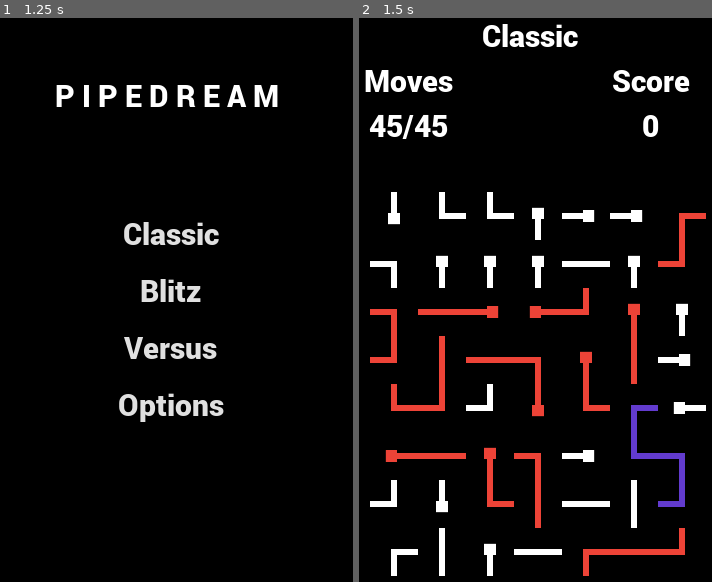
Above: before the commit, frames 1-2 (left to right).
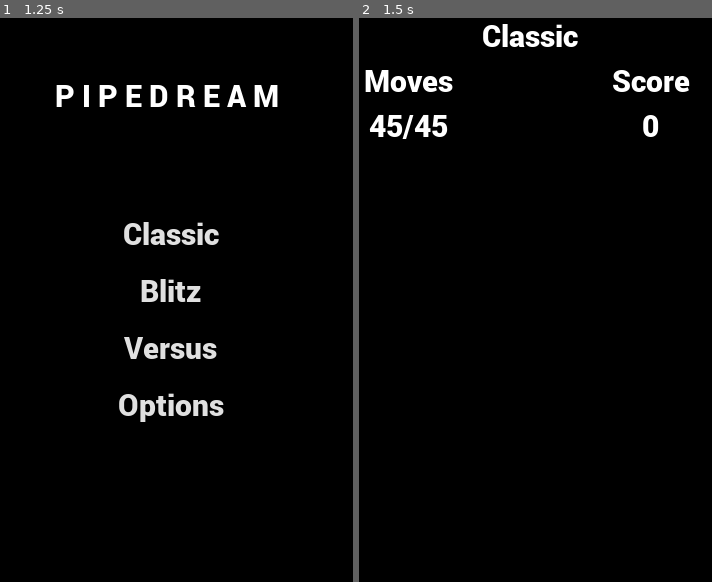
Above: after the commit, the same moments.

Repository: jaminologist/PipeDream
Game: Godot game, scene res://Scenes/MainMenu.tscn
Two runs of this game, one before a commit and one after it. Both use one fixed random seed, a clock stepped at 60 frames per second and the inputs below.
Inputs:
- Up to frame 1 (1.25 s): click "Blitz" at 0.5 s
- Up to frame 2 (1.5 s): click "Classic" at 1.25 s

Frame 1 is identical in both runs. In frame 2, 7.9% of the frame differs, in the area x 3-99%, y 30-99%.

Commit message:
Board is now initialized if it does not eixst. A board is no longer generated by the client

Diff:
--- a/Scenes/Play.gd
+++ b/Scenes/Play.gd
@@ -13,10 +13,6 @@
     client.connect_to_url("ws://localhost:5080/singlePlayerBlitzGame")
     print(client.get_connection_status())
     client.connect("connection_failed", self, "_on_connection_error")
-
-    #Centers Grid
-    $Grid.position.x = (rect_size.x / 2 - (($Grid.column * $Grid.cell_size) / 2))
-    $Grid.position.y = (rect_size.y / 2 - (($Grid.row * $Grid.cell_size) / 2)) + $Grid.cell_size * 2
     pass
 
 func _process(delta):
@@ -36,8 +32,18 @@
 
     if json != null:
         json as Dictionary
-        update_time_counter_text(json.get("Time"))
-        $Grid.load_board_into_grid(json.get("Board"))
+
+        if json.has("Time"):
+            update_time_counter_text(json.get("Time"))
+
+        if json.has("Board"):
+            if json.get("Board") != null:
+                var firstload = $Grid.board == null
+                $Grid.load_board_into_grid(json.get("Board"))
+
+                if firstload:
+                    $Grid.position.x = (rect_size.x / 2 - (($Grid.column * $Grid.cell_size) / 2))
+                    $Grid.position.y = (rect_size.y / 2 - (($Grid.row * $Grid.cell_size) / 2)) + $Grid.cell_size * 2
 
 #func update_time_counter_text():
 #    var minutes = time_limit / 60
--- a/entities/grid/grid.gd
+++ b/entities/grid/grid.gd
@@ -1,8 +1,8 @@
 extends Node2D
 
 #Grid variables
-export (int) var column
-export (int) var row
+var column
+var row
 export (int) var x_position
 export (int) var y_position
 export (float) var cell_size
@@ -36,35 +36,63 @@
    PipeType.END
 ]
 
-var all_pieces = []
+var board
+
+
+func load_board_into_grid(board:Dictionary):
+    var cells:Array = board.get("Cells")
+
+    if self.board == null:
+        self.column = board.get("NumberOfColumns", 0)
+        self.row = board.get("NumberOfRows", 0)
+        self.board = make_2d_array(self.column, self.row)
+
+        for x in column:
+            for y in row:
+                var pipe = pipe_preload.instance()
+                add_child(pipe)
+                pipe.position = grid_to_pixel(x, y)
+                pipe.set_size(cell_size,cell_size)
+                self.board[x][y] = pipe
+
+    for x in range(0, cells.size()):
+        for y in range(0, cells[x].size()):
+            var cell:Dictionary = cells[x][y]
+            var pipe = self.board[x][y]
+            pipe.set_texture_using_type(cell.get("Type", 2))
+            pipe.set_direction(cell.get("Direction", 0))
+            pipe.set_pipeColor(cell.get("Level", 0))
+
+
 
 # Called when the node enters the scene tree for the first time.
 func _ready():
     randomize()
-
-    all_pieces = create_new_pipe_grid(column, row)
-    var connections = pipe_pass(all_pieces)
+    pass
+
+    #board = create_new_pipe_grid(column, row)
+    #var connections = pipe_pass(board)
 
     #This code looks to make sure there are no connections when the game first begins.
-    for i in range(0, connections.size()):
-        var rootNode = connections[i] as PipeNode
-        for node in rootNode.root_and_children():
-            var chainBroken = false
-            for j in range (0, 3):
-                node.pipe.rotate_pipe()
-                var visitedNodes = {}
-                if !create_pipe_connection(visitedNodes, all_pieces, PipeNode.new(node.pipe), node.position.x, node.position.y):
-                    chainBroken = true
-                    break
-            if chainBroken:
-                break
-
-    connections = pipe_pass(all_pieces)
-
-    if connections.size() > 0:
-        print("Oh no, there was a conneciton, you should probably write a unit test about this")
-
-    #full_grid_pipe_pass_sequence(all_pieces)
+    #for i in range(0, connections.size()):
+    #    var rootNode = connections[i] as PipeNode
+    #    for node in rootNode.root_and_children():
+    #        var chainBroken = false
+    #        for j in range (0, 3):
+    #            node.pipe.rotate_pipe()
+    #            var visitedNodes = {}
+    #            if !create_pipe_connection(visitedNodes, board, PipeNode.new(node.pipe), node.position.x, node.position.y):
+    #                chainBroken = true
+    #                break
+    #        if chainBroken:
+    #            break
+
+    #connections = pipe_pass(board)
+
+    #if connections.size() > 0:
+    #    print("Oh no, there was a conneciton, you should probably write a unit test about this")
+
+    #full_grid_pipe_pass_sequence(board)
 
 # Called every frame. 'delta' is the elapsed time since the previous frame.
 func _process(delta):
@@ -99,19 +127,6 @@
     return pipe
 
 
-func load_board_into_grid(board:Dictionary):
-    var cells:Array = board.get("Cells")
-
-    for x in range(0, cells.size()):
-        for y in range(0, cells[x].size()):
-            var cell:Dictionary = cells[x][y]
-            var pipe = all_pieces[x][y]
-            pipe.set_texture_using_type(cell.get("Type", 2))
-            pipe.set_direction(cell.get("Direction", 0))
-
-
-
-
 func create_new_pipe_grid(column: int, row :int):
     var twoDArray = make_2d_array(column, row)
 
@@ -132,15 +147,17 @@
 
 
 #Converts the given column and row into x and y pixel co-ordinates (the top left of a cell space)
+#As the y co-ordinate is reversed when drawing. This method reverts so the pixel is correct
 func grid_to_pixel(column, row):
     var new_x = x_position + (column * cell_size)
-    var new_y = y_position + (row * cell_size)
+    var new_y = y_position + ((self.row - 1) * cell_size) - (row * cell_size)
     return Vector2(new_x, new_y)
 
-#Converts the given x and y into positions on the grid
+#Converts the given x and y into positions on the grid.
+#As the y co-ordinate is reversed when drawing. This method reverts so the grid is correct
 func pixel_to_grid(x, y):
     var new_x = floor((x - x_position) / cell_size)
-    var new_y = floor((y - y_position) / cell_size)
+    var new_y = (self.row - 1) - floor((y - y_position) / cell_size)
     return Vector2(new_x, new_y)
 
 #Checks if the given column and row is contained in the grid
@@ -165,11 +182,12 @@
         var mouse_local_position = get_local_mouse_position()
         var mouse_grid_position = pixel_to_grid(mouse_local_position.x, mouse_local_position.y)
 
-        if contains(mouse_grid_position.x, mouse_grid_position.y, all_pieces):
-            #all_pieces[mouse_grid_position.x][mouse_grid_position.y].rotate_pipe()
-            emit_signal("pipe_touch", mouse_grid_position.x, mouse_grid_position.y)
-            #if full_grid_pipe_pass_sequence(all_pieces):
-                #emit_signal("connection_found")
+        if board != null:
+            if contains(mouse_grid_position.x, mouse_grid_position.y, board):
+                #board[mouse_grid_position.x][mouse_grid_position.y].rotate_pipe()
+                emit_signal("pipe_touch", mouse_grid_position.x, mouse_grid_position.y)
+                #if full_grid_pipe_pass_sequence(board):
+                    #emit_signal("connection_found")
 
 
 func point_is_empty(x: int, y: int, pipe_grid):
@@ -361,15 +379,9 @@
     pipe_moving_count -= 1
     if pipe_moving_count <= 0:
         pipe_moving_count = 0
-        var hasConnection = full_grid_pipe_pass_sequence(all_pieces)
+        var hasConnection = full_grid_pipe_pass_sequence(board)
         if !hasConnection :
             self.set_process(true)
-
-func convert_to_json():
-    print("ok")
-
-
-
 
 class PipeNode:
     var parent = null
--- a/entities/pipes/Pipe.gd
+++ b/entities/pipes/Pipe.gd
@@ -8,8 +8,15 @@
 
 
 enum Direction {UP = 0, DOWN = 180, RIGHT = 90, LEFT = 270}
+enum PipeColor {Color_0 = 0, Color_1 = 1, Color_2 = 2, Color_3 = 3}
+
 
 export (int) var speed
+
+export (Color) var pipe_color_0
+export (Color) var pipe_color_1
+export (Color) var pipe_color_2
+export (Color) var pipe_color_3
 
 signal pipe_moving
 signal pipe_stop
@@ -53,10 +60,23 @@
         PipeType.L_PIPE:
             texture = pipe_l_texture
 
+    self.type = type
     get_node("Sprite").set_texture(texture)
+
+func set_pipeColor(pipeColor: int):
+    match pipeColor:
+        PipeColor.Color_0:
+             get_node("Sprite").modulate = pipe_color_0
+        PipeColor.Color_1:
+             get_node("Sprite").modulate = pipe_color_1
+        PipeColor.Color_2:
+             get_node("Sprite").modulate = pipe_color_2
+        PipeColor.Color_3:
+             get_node("Sprite").modulate = pipe_color_3
 
 
 func set_direction(direction):
+
     self.direction = direction
     get_node("Sprite").rotation_degrees = direction
 
--- a/entities/pipes/Pipe.tscn
+++ b/entities/pipes/Pipe.tscn
@@ -6,6 +6,10 @@
 [node name="Pipe" type="Node2D"]
 script = ExtResource( 1 )
 speed = 480
+pipe_color_0 = Color( 1, 1, 1, 1 )
+pipe_color_1 = Color( 0.929412, 0.262745, 0.215686, 1 )
+pipe_color_2 = Color( 0.384314, 0.231373, 0.807843, 1 )
+pipe_color_3 = Color( 1, 0.486275, 0, 1 )
 
 [node name="Sprite" type="Sprite" parent="."]
 position = Vector2( 32, 32 )
